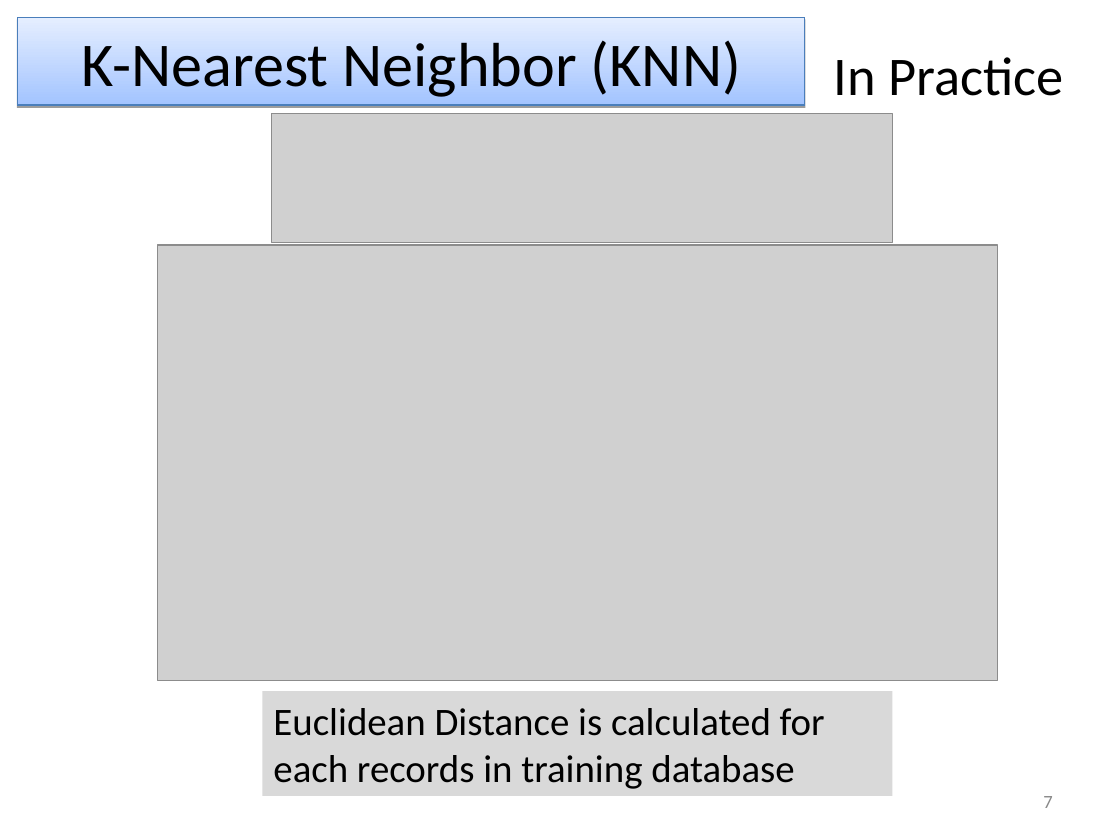
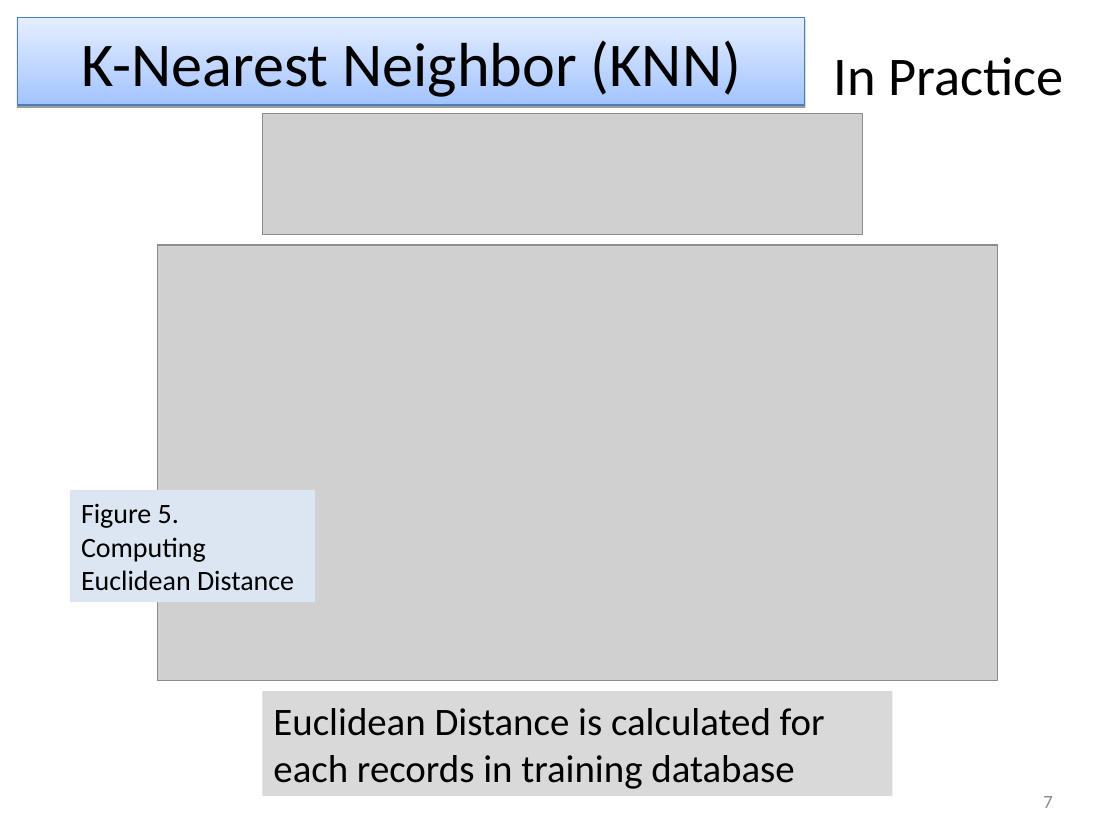
Before and after one commit to venkinarla/qya2, a slide deck: slide 7 of Final Year Porject (QYA2)_update.ppt. Drawn at 1120x840 pixels with LibreOffice and Linux fonts; fonts in the diff are those of the drawing; grey boxes stand for pictures. Boxes give left, top, right and bottom in pixels: in the first picture for what was removed or moved away, otherwise in the second. Text is boxed around its words. In the diff, an @@ line names an element or a change of style, - is before the commit and + after.

```diff
--- a/Final Year Porject (QYA2)_update.ppt
+++ b/Final Year Porject (QYA2)_update.ppt
@@ picture: place and size @@
-picture at [271, 114, 893, 243]
+picture at [262, 114, 862, 235]
@@ rectangle added at [71, 491, 316, 603], fill #DCE6F2, 18 pt, text #000000 @@
+Figure 5.
+Computing Euclidean Distance
```
Also in this commit, not shown: 2 other slides changed.
